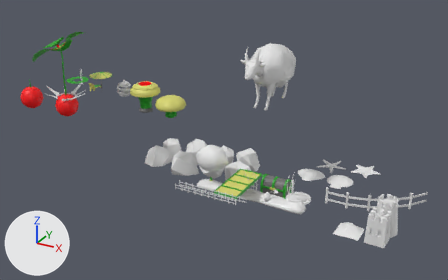
Two versions of the FBX model Assets/World/objects.fbx, one commit apart.
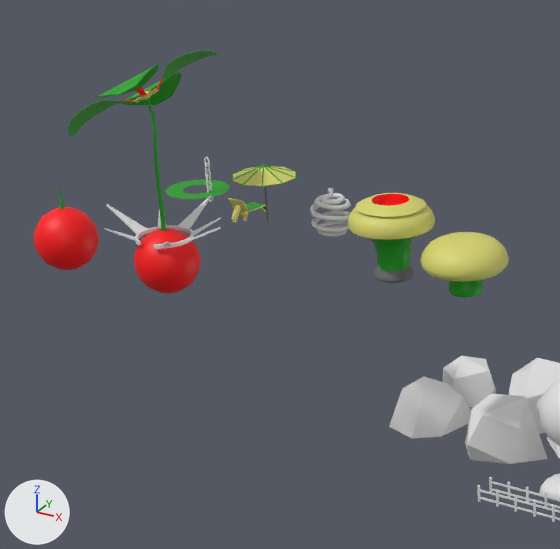
Each version appears first whole from a camera (50 mm lens) standing at (18.79, -43.69, 24.8) and looking at (-4.38, -1.56, 3.74), and next in a close-up on the part from 2% to 46% of the width and 5% to 73% of the height. Arrows for +X, +Y and +Z are at lower left; the lights stay in place. The last two pictures show the newer version. Where no turn or scale is listed for an object, it has been applied to the vertices.

The first close-up shows 'Burstbloom_flower', 'Burstbloom_root', 'Burstbloom_shoot', 'Goosher', 'Lenom', 'Rock.004', 'Rock.005', 'Rock.006', 'Rock.007', 'Springberry', 'Sproingle', 'fox_umbrella' and 10 more.
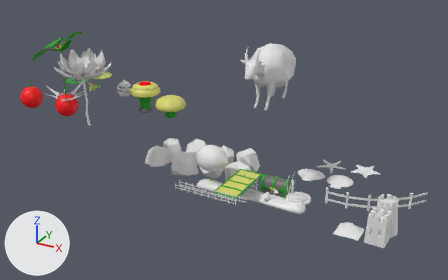
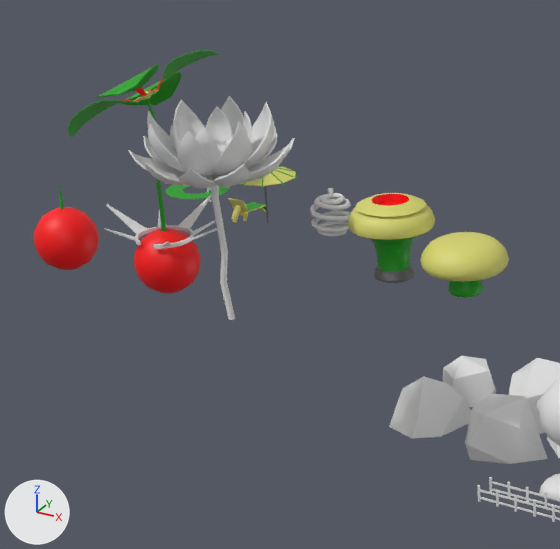
Boxes (x1, y1, x2, y2) around the edits, measured in the close-ups (560 x 549 px):
'lake_flower.001', added
    after: (147, 96, 274, 177)
'lake_flower.002', added
    after: (128, 126, 295, 189)
'lake_flower', added
    after: (170, 106, 252, 166)
'lake_flower_stem', added
    after: (211, 185, 235, 320)
'lake_flower_tubes', added (mostly hidden)
    after: (214, 139, 229, 153)
'lake_flower_middle', added (mostly hidden)
    after: (216, 144, 226, 154)

Patch to the scene script:
```diff
--- a/Assets/World/objects.fbx.py
+++ b/Assets/World/objects.fbx.py
@@ me_cylinder_023 @@
+me_cylinder_023.from_pydata(...)  # 360 vertices, 312 faces; spans x -0.536..0.536, y -0.536..0.536, z -0.298..0.367
@@ me_sphere_005 @@
+me_sphere_005.from_pydata(...)  # 592 vertices, 640 faces; spans x -1.73..1.73, y -1.73..1.73, z 0.05..1.75
@@ me_sphere_006 @@
+me_sphere_006.from_pydata(...)  # 740 vertices, 800 faces; spans x -2.28..2.28, y -2.27..2.27, z -0.27..0.7
@@ me_cylinder_022 @@
+me_cylinder_022.from_pydata(...)  # 40 vertices, 34 faces; spans x -0.18..0.21, y -0.1..0.1, z -1.42..3.37
@@ me_cylinder_021 @@
+me_cylinder_021.from_pydata(...)  # 144 vertices, 122 faces; spans x -0.4..0.4, y -0.4..0.4, z -0.007..0.514
@@ me_sphere_004 @@
+me_sphere_004.from_pydata(...)  # 444 vertices, 480 faces; spans x -1.17..1.17, y -1.08..1.08, z 0.29..1.81
@@ ob_lake_flower_tubes @@
+ob_lake_flower_tubes = bpy.data.objects.new('lake_flower_tubes', me_cylinder_023)
+ob_lake_flower_tubes.location = (-14.53, -6.75, 9.87)
@@ ob_lake_flower_001 @@
+ob_lake_flower_001 = bpy.data.objects.new('lake_flower.001', me_sphere_005)
+ob_lake_flower_001.location = (-14.53, -6.75, 9.41)
@@ ob_lake_flower_002 @@
+ob_lake_flower_002 = bpy.data.objects.new('lake_flower.002', me_sphere_006)
+ob_lake_flower_002.location = (-14.53, -6.75, 9.55)
@@ ob_lake_flower_stem @@
+ob_lake_flower_stem = bpy.data.objects.new('lake_flower_stem', me_cylinder_022)
+ob_lake_flower_stem.location = (-14.53, -6.75, 6.39)
@@ ob_lake_flower_middle @@
+ob_lake_flower_middle = bpy.data.objects.new('lake_flower_middle', me_cylinder_021)
+ob_lake_flower_middle.location = (-14.53, -6.75, 9.62)
@@ ob_lake_flower @@
+ob_lake_flower = bpy.data.objects.new('lake_flower', me_sphere_004)
+ob_lake_flower.location = (-14.53, -6.75, 9.25)
```
